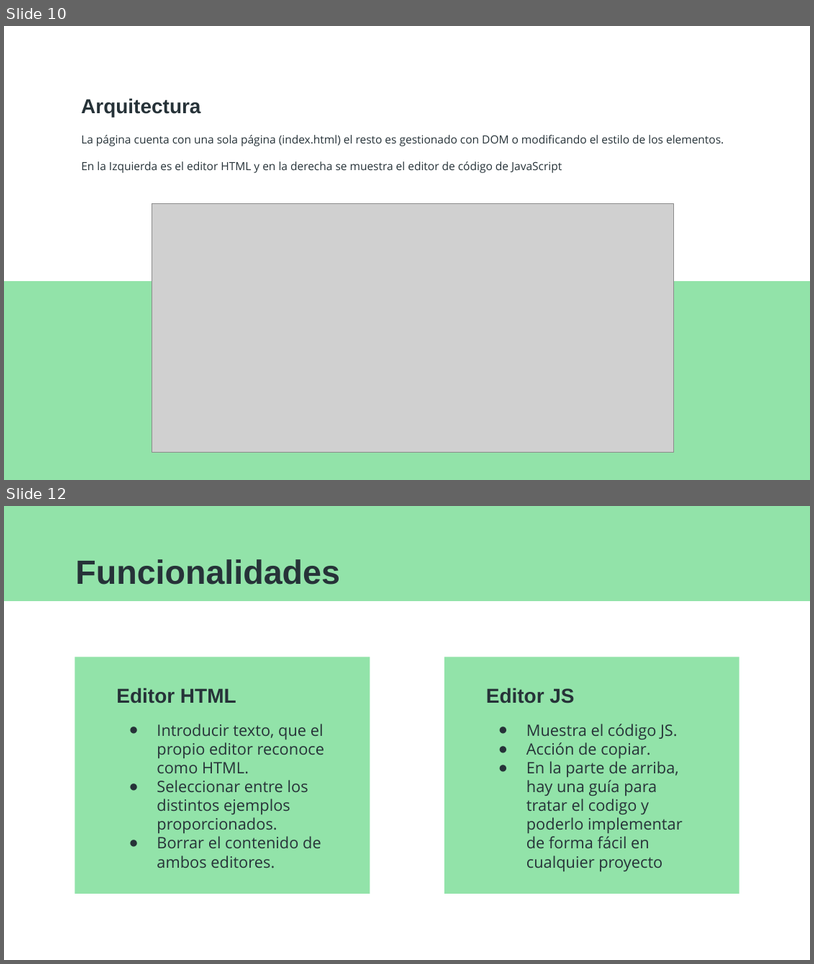
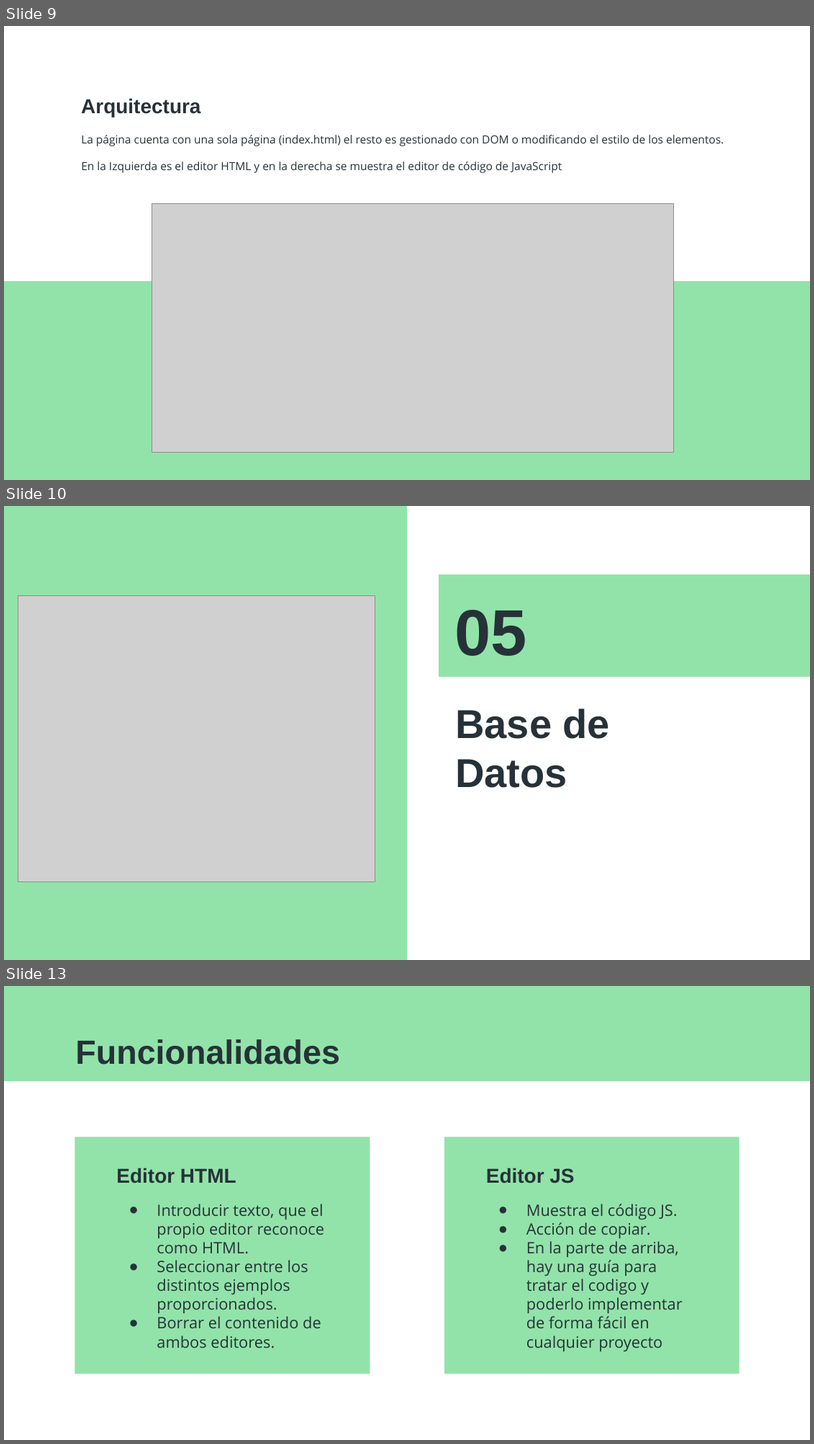
Before and after one commit to Pattov/GeneradorDOM, a slide deck: otros/Patricia_TovarQuintano_DAW2.ppsx. Shown one above the other, each under a label of ours: slides 10 and 12 before the commit, slides 9, 10 and 13 after it; the slides between them are not shown. The pictures are 814x964 and 814x1444 pixels, drawn with LibreOffice and Linux fonts; fonts in the diff are those of the drawing; grey boxes stand for pictures. Boxes give left, top, right and bottom in pixels: in the first picture for what was removed or moved away, otherwise in the second. Text is boxed around its words. In the diff, an @@ line names an element or a change of style, - is before the commit and + after.

```diff
--- a/otros/Patricia_TovarQuintano_DAW2.ppsx
+++ b/otros/Patricia_TovarQuintano_DAW2.ppsx
@@ slide 10 added at bbox=[4, 506, 810, 960], background #FFFFFF @@
@@ rectangle added at bbox=[4, 506, 407, 959], fill #92E3A9 @@
@@ title added at bbox=[439, 574, 810, 677], fill #92E3A9, 58 pt, text #263238, bold @@
+05
@@ picture added at bbox=[18, 595, 375, 882] @@
@@ title added at bbox=[455, 708, 610, 788], 36 pt, text #263238, bold @@
+Base de Datos
@@ what was slide 10 is now slide 9 @@
@@ what was slide 12 is now slide 13 @@
```
Also in this commit, not shown: 2 slides changed, 4 other slides added, 1 slide removed.
